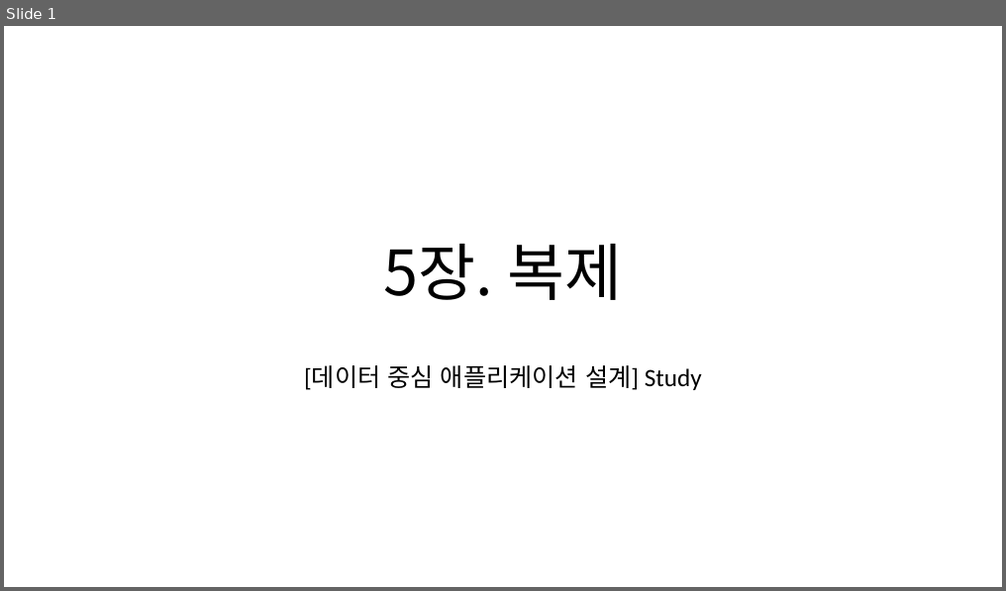
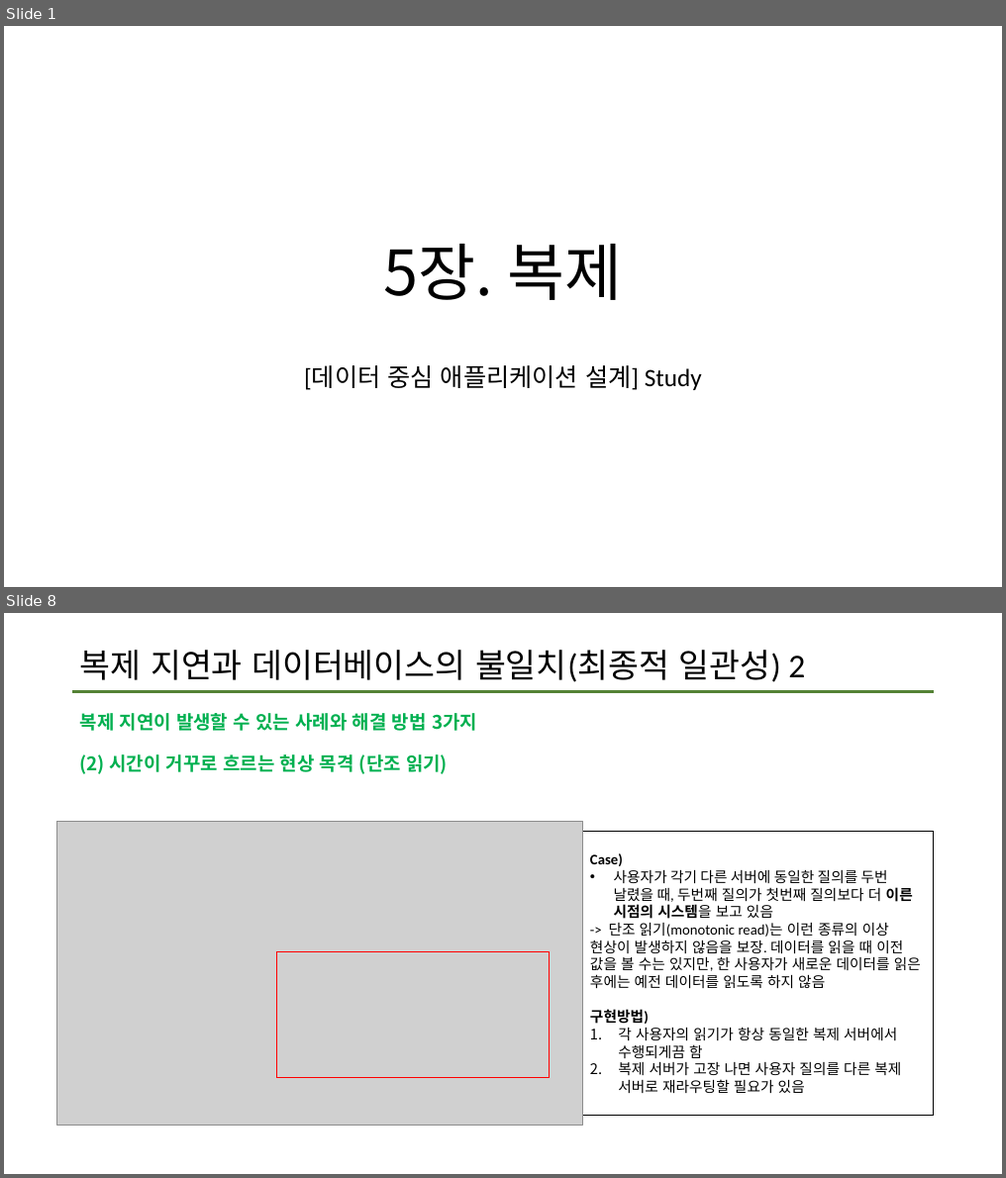
Before and after one commit to data-system-wiki/designing-data-intensive-applications, a slide deck: resources/chapter 5 summary.pptx. Shown one above the other, each under a label of ours: slide 1 before the commit, slides 1 and 8 after it; the slides between them are not shown. The pictures are 1006x591 and 1006x1178 pixels, drawn with LibreOffice and Linux fonts; fonts in the diff are those of the drawing; grey boxes stand for pictures. Boxes give left, top, right and bottom in pixels: in the first picture for what was removed or moved away, otherwise in the second. Text is boxed around its words. In the diff, an @@ line names an element or a change of style, - is before the commit and + after.

Commit message:
2차 업데이트

```diff
--- a/resources/chapter 5 summary.pptx
+++ b/resources/chapter 5 summary.pptx
@@ slide 8 added at <box>4,613,1002,1174</box>, background #FFFFFF @@
@@ title added at <box>80,650,805,682</box>, 32 pt, text #000000 @@
+복제 지연과 데이터베이스의 불일치(최종적 일관성) 2
@@ line added from (73, 691) to (934, 691), #548235 2.25 pt @@
@@ text added at <box>80,713,477,731</box>, 18 pt, text #00B050, bold @@
+복제 지연이 발생할 수 있는 사례와 해결 방법 3가지
@@ text added at <box>80,755,448,774</box>, 18 pt, text #00B050, bold @@
+(2) 시간이 거꾸로 흐르는 현상 목격 (단조 읽기)
@@ picture added at <box>56,821,583,1125</box> @@
@@ rectangle added at <box>583,831,933,1115</box>, outline #000000 1 pt, 14 pt, text #000000 @@
+Case)
+• 사용자가 각기 다른 서버에 동일한 질의를 두번 날렸을 때, 두번째 질의가 첫번째 질의보다 더 이른 시점의 시스템을 보고 있음
+-> 단조 읽기(monotonic read)는 이런 종류의 이상 현상이 발생하지 않음을 보장. 데이터를 읽을 때 이전 값을 볼 수는 있지만, 한 사용자가 새로운 데이터를 읽은 후에는 예전 데이터를 읽도록 하지 않음
+구현방법)
+1. 각 사용자의 읽기가 항상 동일한 복제 서버에서 수행되게끔 함
+2. 복제 서버가 고장 나면 사용자 질의를 다른 복제 서버로 재라우팅할 필요가 있음
@@ rectangle added at <box>276,953,549,1078</box>, outline #FF0000 1 pt @@
```
Also in this commit, not shown: 4 slides changed, 8 other slides added.
